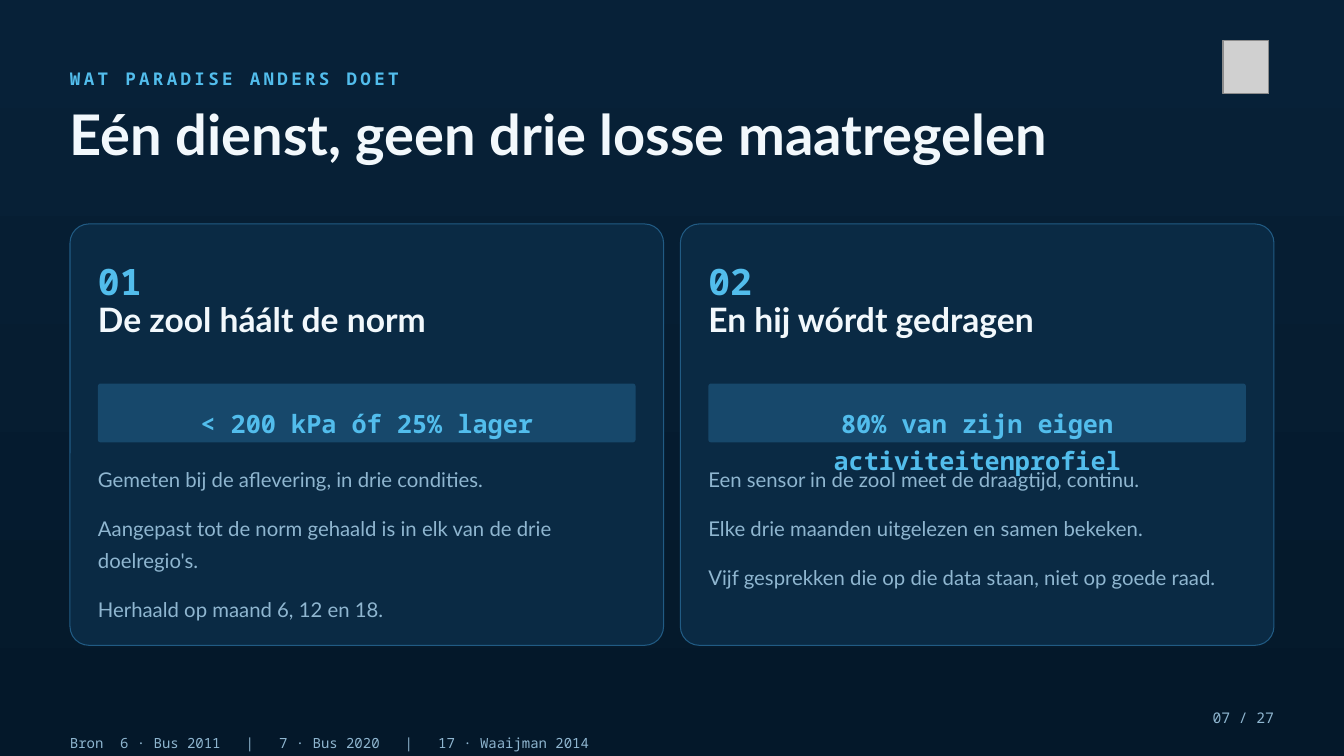
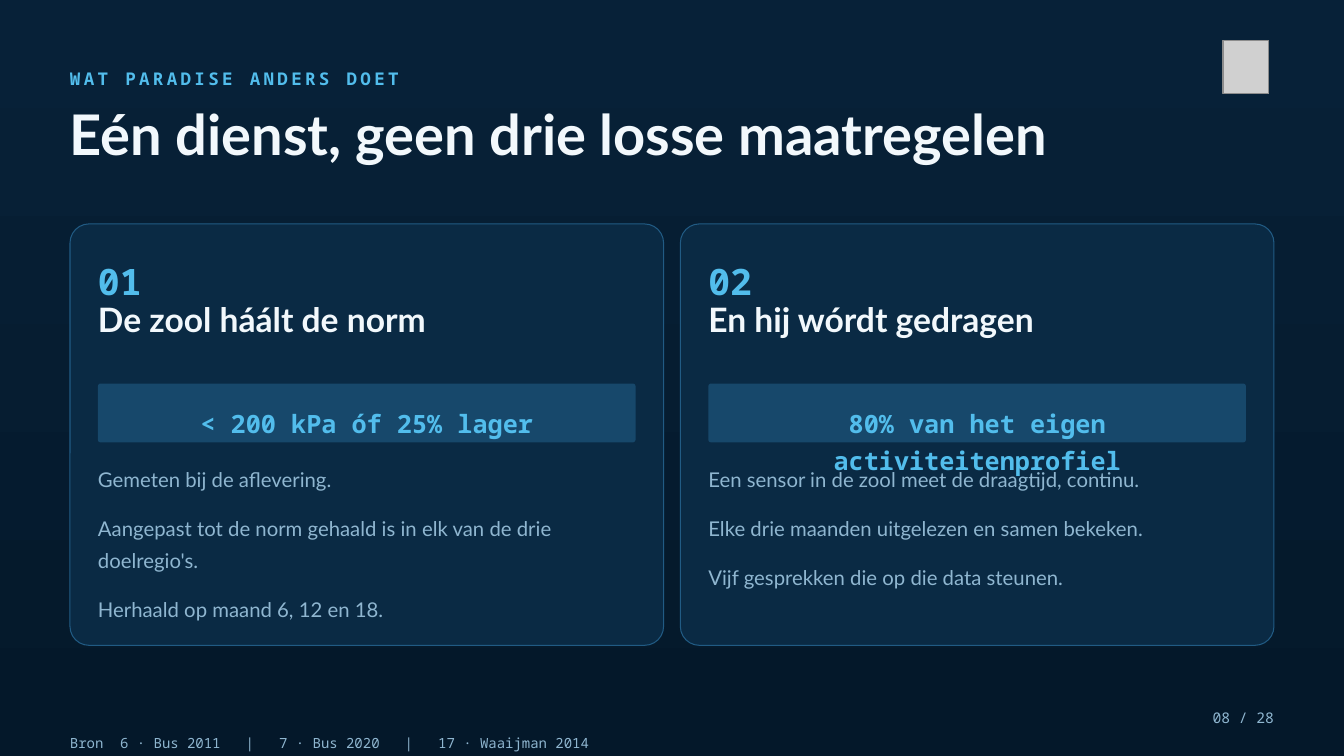
Before and after one commit to Dellfs/paradise-project, a slide deck: slide 8 of PARADISE_presentatie/PARADISE_centra_kort.pptx (slide 7 before the commit). Drawn at 1344x756 pixels with LibreOffice and Linux fonts; fonts in the diff are those of the drawing; grey boxes stand for pictures. Boxes give left, top, right and bottom in pixels: in the first picture for what was removed or moved away, otherwise in the second. Text is boxed around its words. In the diff, an @@ line names an element or a change of style, - is before the commit and + after.

```diff
--- a/PARADISE_presentatie/PARADISE_centra_kort.pptx
+++ b/PARADISE_presentatie/PARADISE_centra_kort.pptx
@@ text at [834,413,1121,477]: text changed @@
-80% van zijn eigen activiteitenprofiel
+80% van het eigen activiteitenprofiel
@@ text at [98,472,331,491]: text changed @@
-Gemeten bij de aflevering, in drie condities.
+Gemeten bij de aflevering.
@@ text at [708,570,1063,589]: text changed @@
-Vijf gesprekken die op die data staan, niet op goede raad.
+Vijf gesprekken die op die data steunen.
@@ text at [1213,712,1274,723]: text changed @@
-07 / 27
+08 / 28
```
Also in this commit, not shown: 26 other slides changed, 1 slide added, 25 other files.
